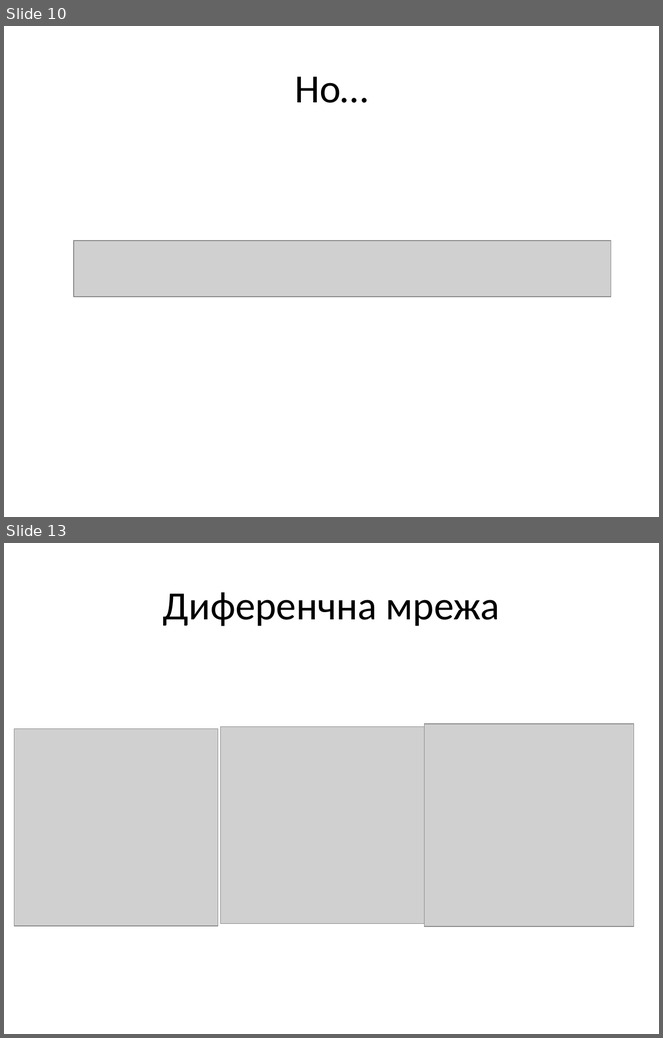
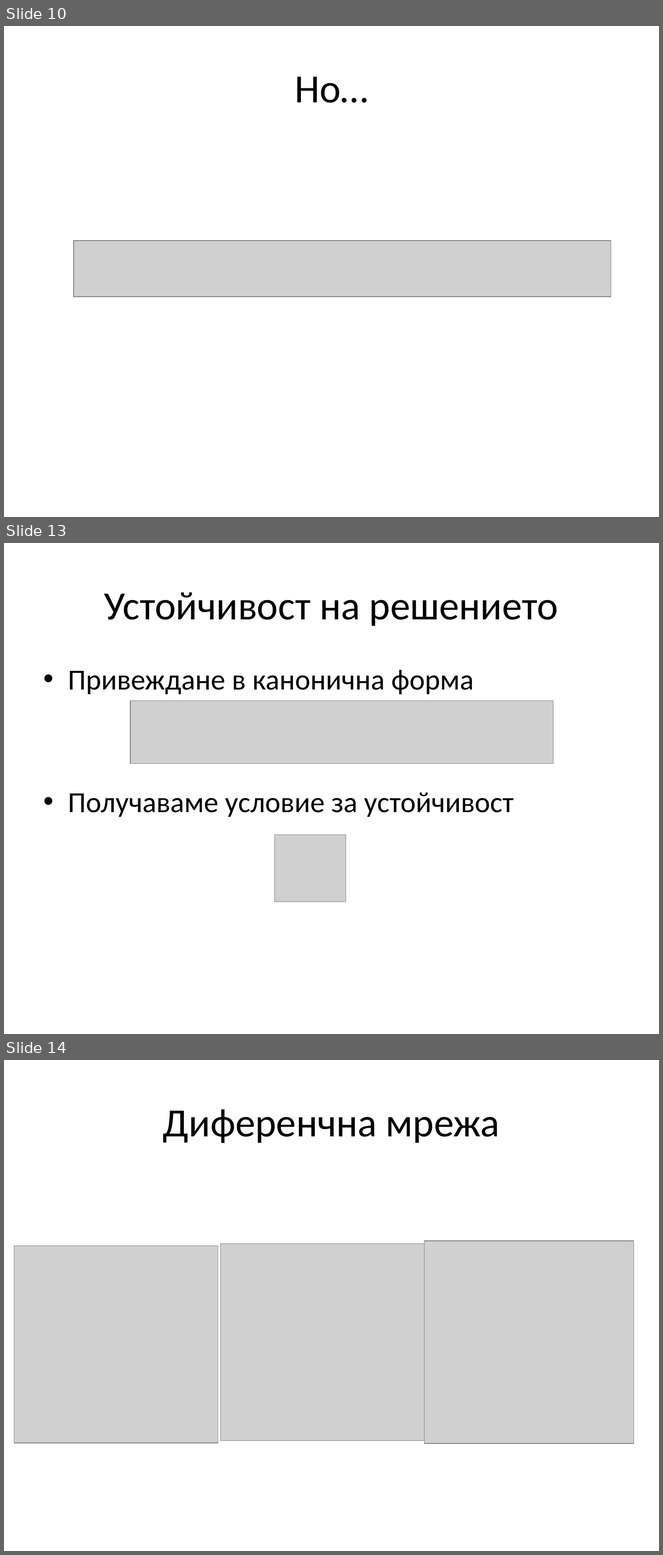
Before and after one commit to vasil-pashov/MathematicalModelOfNeuron, a slide deck: Числен метод-презентация2.pptx. Shown one above the other, each under a label of ours: slides 10 and 13 before the commit, slides 10, 13 and 14 after it; the slides between them are not shown. The pictures are 663x1038 and 663x1555 pixels, drawn with LibreOffice and Linux fonts; fonts in the diff are those of the drawing; grey boxes stand for pictures. Boxes give left, top, right and bottom in pixels: in the first picture for what was removed or moved away, otherwise in the second. Text is boxed around its words. In the diff, an @@ line names an element or a change of style, - is before the commit and + after.

```diff
--- a/Числен метод-презентация2.pptx
+++ b/Числен метод-презентация2.pptx
@@ slide 13 added at bbox=[4, 543, 659, 1034], background #FFFFFF @@
@@ title added at bbox=[104, 592, 558, 626], 44 pt, text #000000 @@
+Устойчивост на решението
@@ text added at bbox=[68, 670, 514, 817], 32 pt, text #000000 @@
+• Привеждане в канонична форма
+• Получаваме условие за устойчивост
@@ picture added at bbox=[130, 701, 554, 764] @@
@@ picture added at bbox=[274, 835, 346, 902] @@
@@ what was slide 13 is now slide 14 @@
```
Also in this commit, not shown: 4 slides changed, 1 slide removed.
